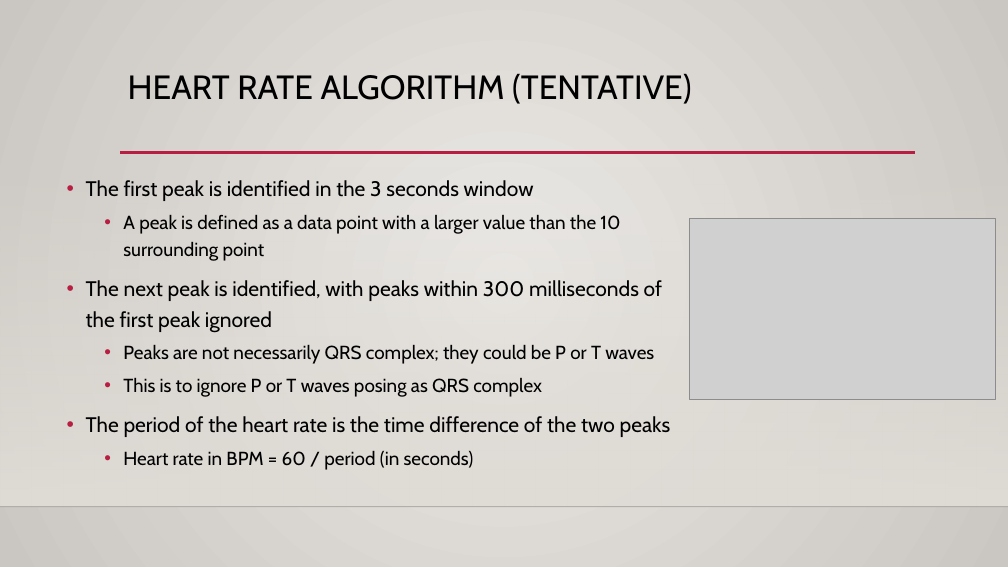
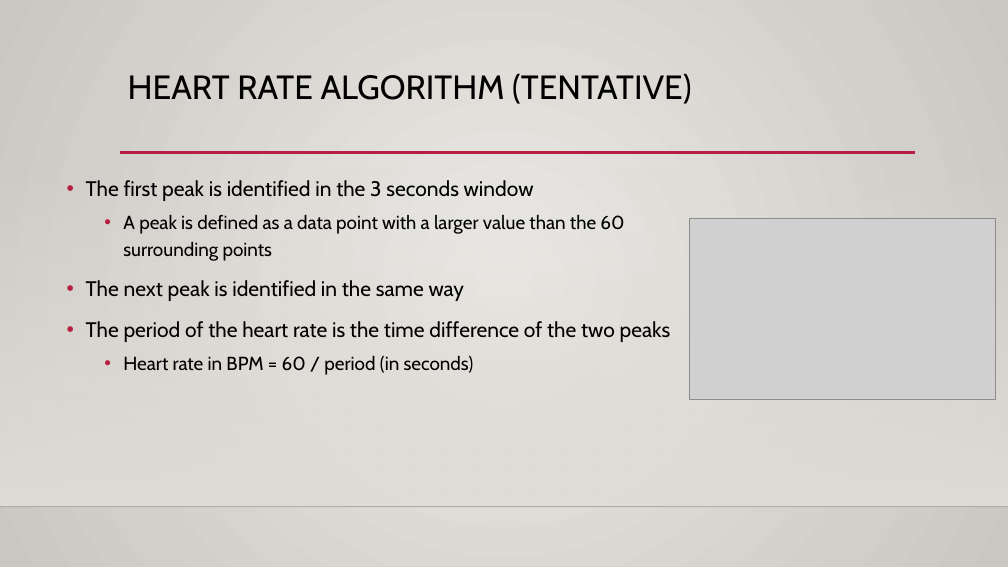
Before and after one commit to theRadFad/HeartMonitor, a slide deck: slide 14 of ECG Heart Monitor.pptx (slide 13 before the commit). Drawn at 1008x567 pixels with LibreOffice and Linux fonts; fonts in the diff are those of the drawing; grey boxes stand for pictures; background and template pictures are left out. Boxes give left, top, right and bottom in pixels: in the first picture for what was removed or moved away, otherwise in the second. Text is boxed around its words. In the diff, an @@ line names an element or a change of style, - is before the commit and + after.

```diff
--- a/ECG Heart Monitor.pptx
+++ b/ECG Heart Monitor.pptx
@@ text at <box>86,215,624,301</box>: text changed @@
-  • A peak is defined as a data point with a larger value than the 10 surrounding point
-• The next peak is identified, with peaks within 300 milliseconds of the first peak ignored
-  • Peaks are not necessarily QRS complex; they could be P or T waves
-  • This is to ignore P or T waves posing as QRS complex
+  • A peak is defined as a data point with a larger value than the 60 surrounding points
+• The next peak is identified in the same way
```
Also in this commit, not shown: 2 other slides changed, 1 slide added, 1 slide removed.
